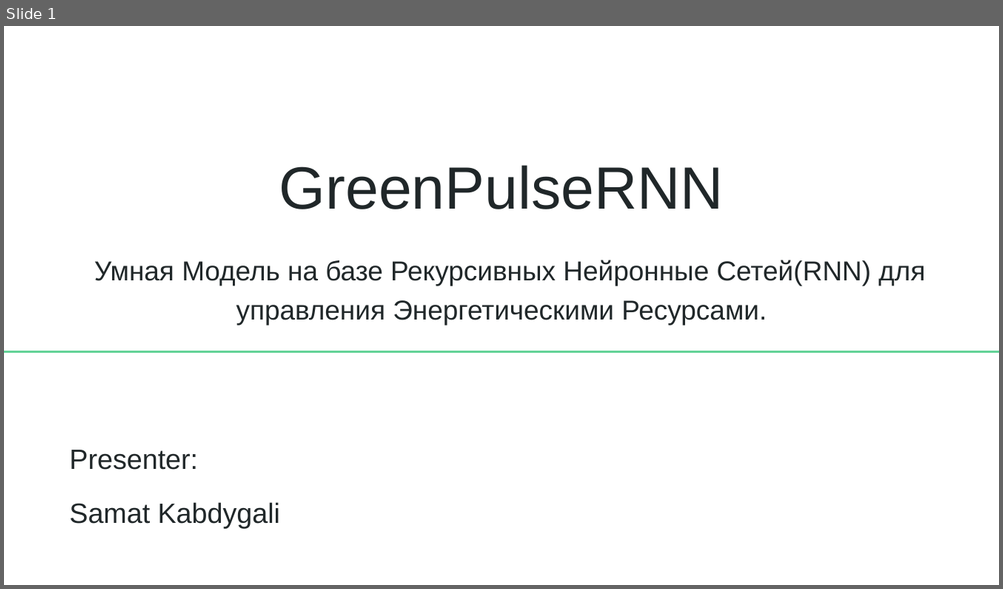
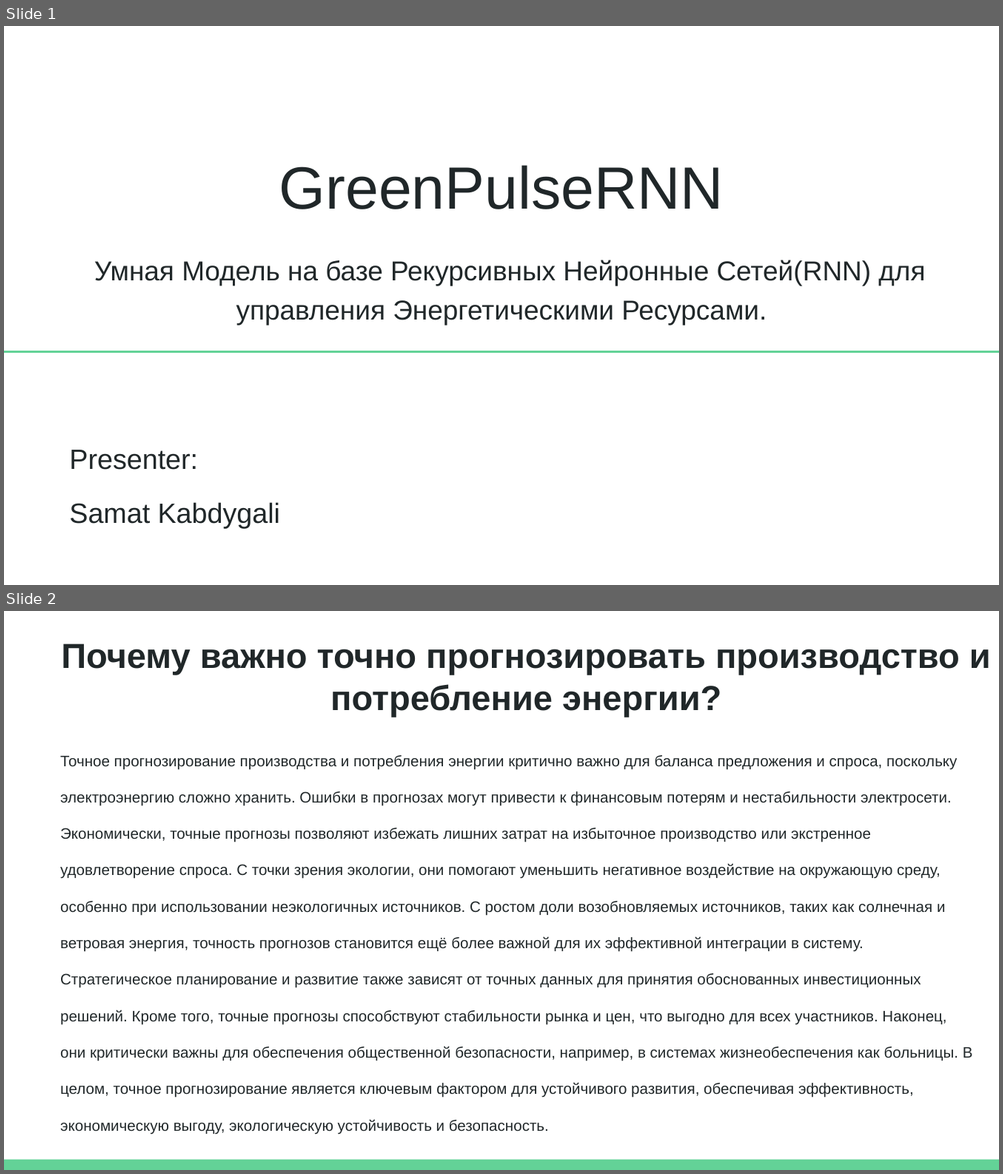
Before and after one commit to SamatKabdygaliKazakhstan/GreenPulseRNN_Samat_Kabdygali, a slide deck: GreenPulseRNN_Samat Kabdygali.pptx. Shown one above the other, each under a label of ours: slide 1 before the commit, slides 1 and 2 after it. The pictures are 1003x589 and 1003x1174 pixels, drawn with LibreOffice and Linux fonts; fonts in the diff are those of the drawing. Boxes give left, top, right and bottom in pixels: in the first picture for what was removed or moved away, otherwise in the second. Text is boxed around its words. In the diff, an @@ line names an element or a change of style, - is before the commit and + after.

```diff
--- a/GreenPulseRNN_Samat Kabdygali.pptx
+++ b/GreenPulseRNN_Samat Kabdygali.pptx
@@ slide 2 added at box(4, 611, 999, 1170), background #FFFFFF @@
@@ title added at box(61, 644, 990, 717), 25.2 pt, text #202729, bold @@
+Почему важно точно прогнозировать производство и потребление энергии?
@@ text added at box(60, 755, 973, 1135), 11 pt, text #202729 @@
+Точное прогнозирование производства и потребления энергии критично важно для баланса предложения и спроса, поскольку электроэнергию сложно хранить. Ошибки в прогнозах могут привести к финансовым потерям и нестабильности электросети. Экономически, точные прогнозы позволяют избежать лишних затрат на избыточное производство или экстренное удовлетворение спроса. С точки зрения экологии, они помогают уменьшить негативное воздействие на окружающую среду, особенно при использовании неэкологичных источников. С ростом доли возобновляемых источников, таких как солнечная и ветровая энергия, точность прогнозов становится ещё более важной для их эффективной интеграции в систему. Стратегическое планирование и развитие также зависят от точных данных для принятия обоснованных инвестиционных решений. Кроме того, точные прогнозы способствуют стабильности рынка и цен, что выгодно для всех участников. Наконец, они критически важны для обеспечения общественной безопасности, например, в системах жизнеобеспечения как больницы. В целом, точное прогнозирование является ключевым фактором для устойчивого развития, обеспечивая эффективность, экономическую выгоду, экологическую устойчивость и безопасность.
@@ rectangle added at box(4, 1160, 999, 1170), fill #63D297 @@
```
Also in this commit, not shown: 5 slides changed, 1 other slide added, 3 slides removed.
